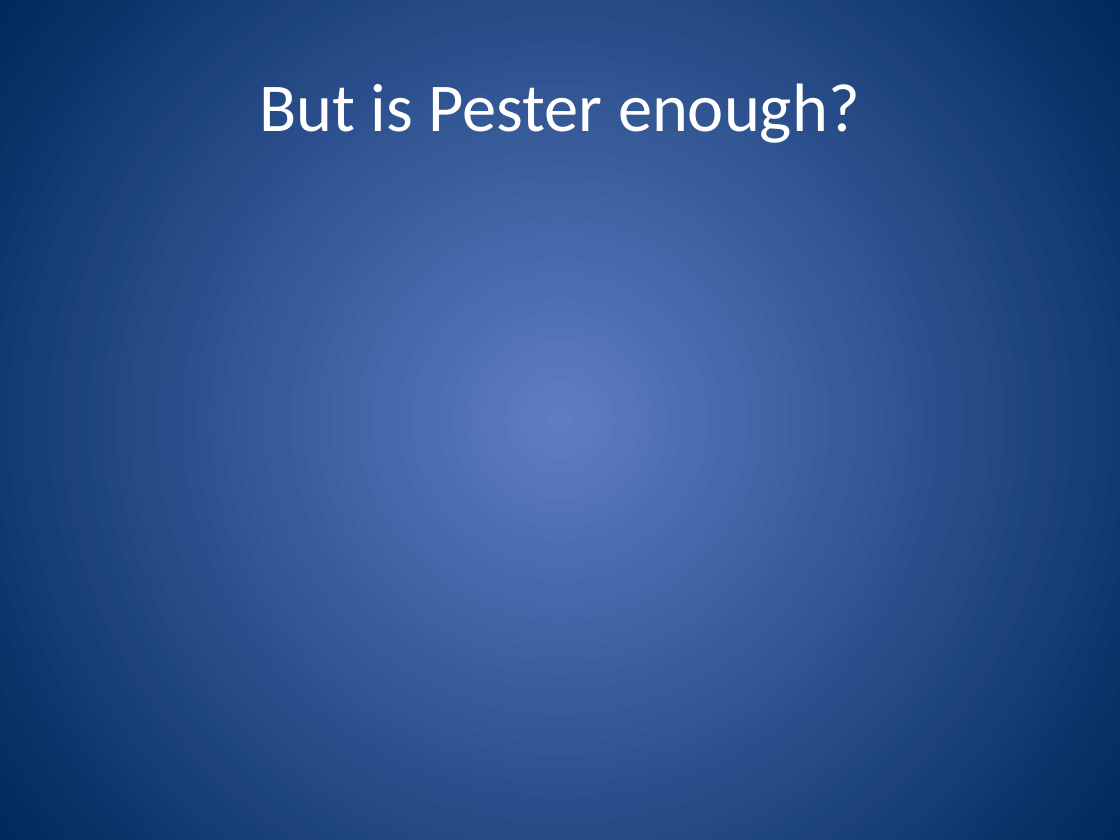
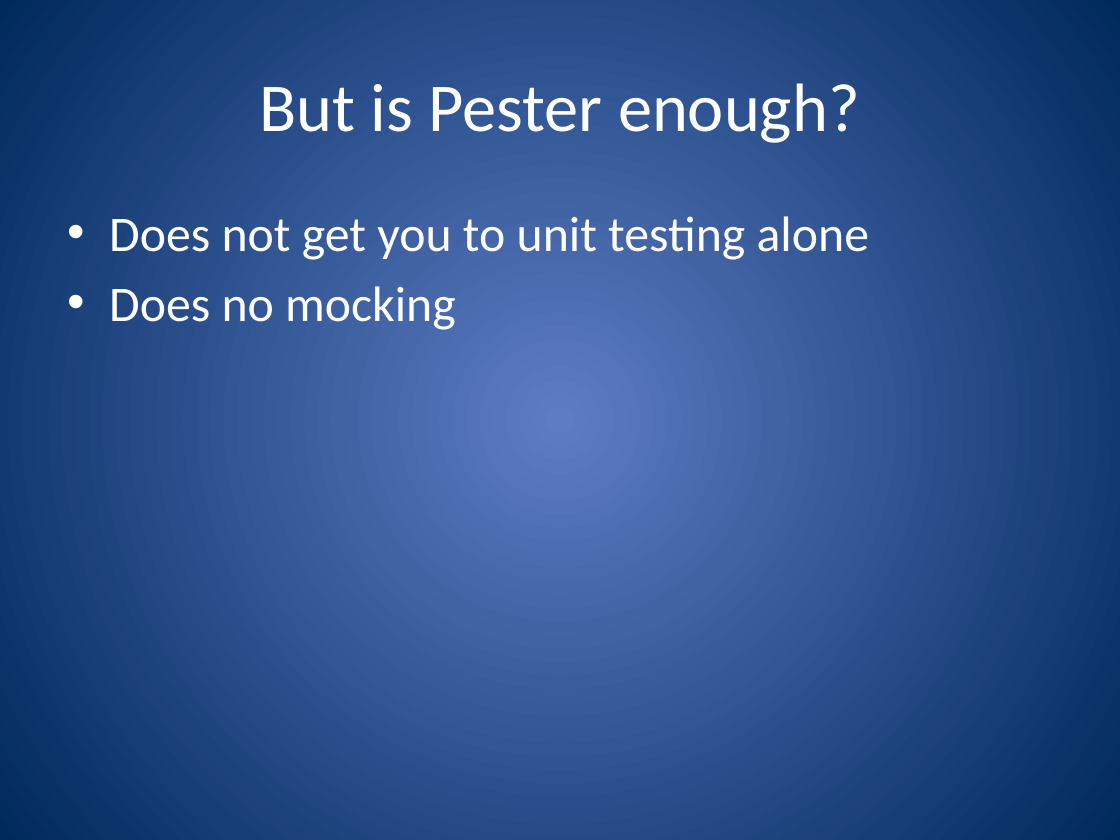
Before and after one commit to ferventcoder/presentations, a slide deck: slide 27 of dotNet/powershellbdd/AutomatedTestingForPowerShell.pptx. Drawn at 1120x840 pixels with LibreOffice and Linux fonts; fonts in the diff are those of the drawing. Boxes give left, top, right and bottom in pixels: in the first picture for what was removed or moved away, otherwise in the second. Text is boxed around its words. In the diff, an @@ line names an element or a change of style, - is before the commit and + after.

```diff
--- a/dotNet/powershellbdd/AutomatedTestingForPowerShell.pptx
+++ b/dotNet/powershellbdd/AutomatedTestingForPowerShell.pptx
@@ text added at (x1=109, y1=216, x2=869, y2=330), 32 pt, text #FFFFFF @@
+• Does not get you to unit testing alone
+• Does no mocking
```
Also in this commit, not shown: 2 other slides changed, 3 slides added, 1 slide removed.
